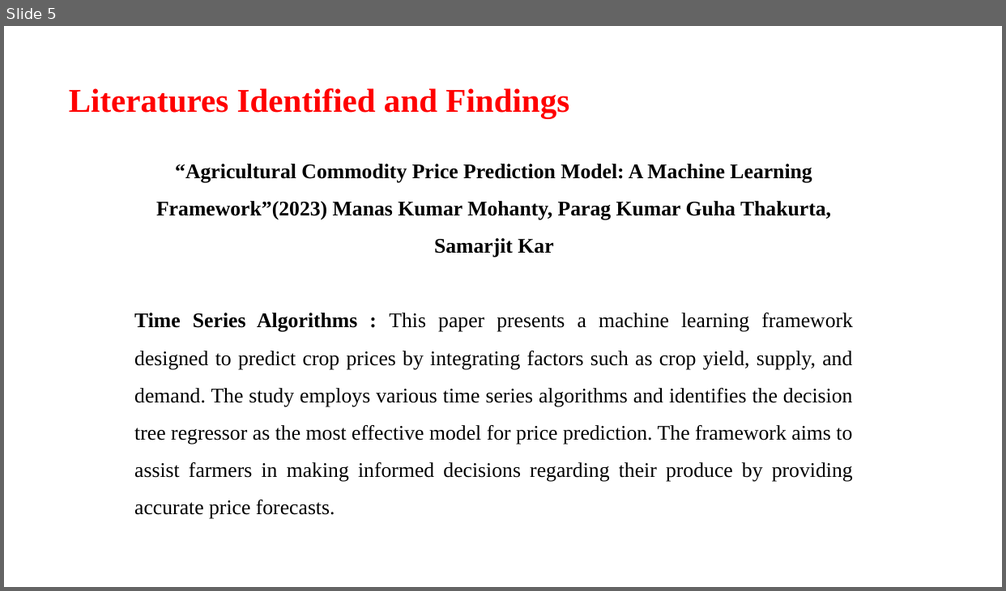
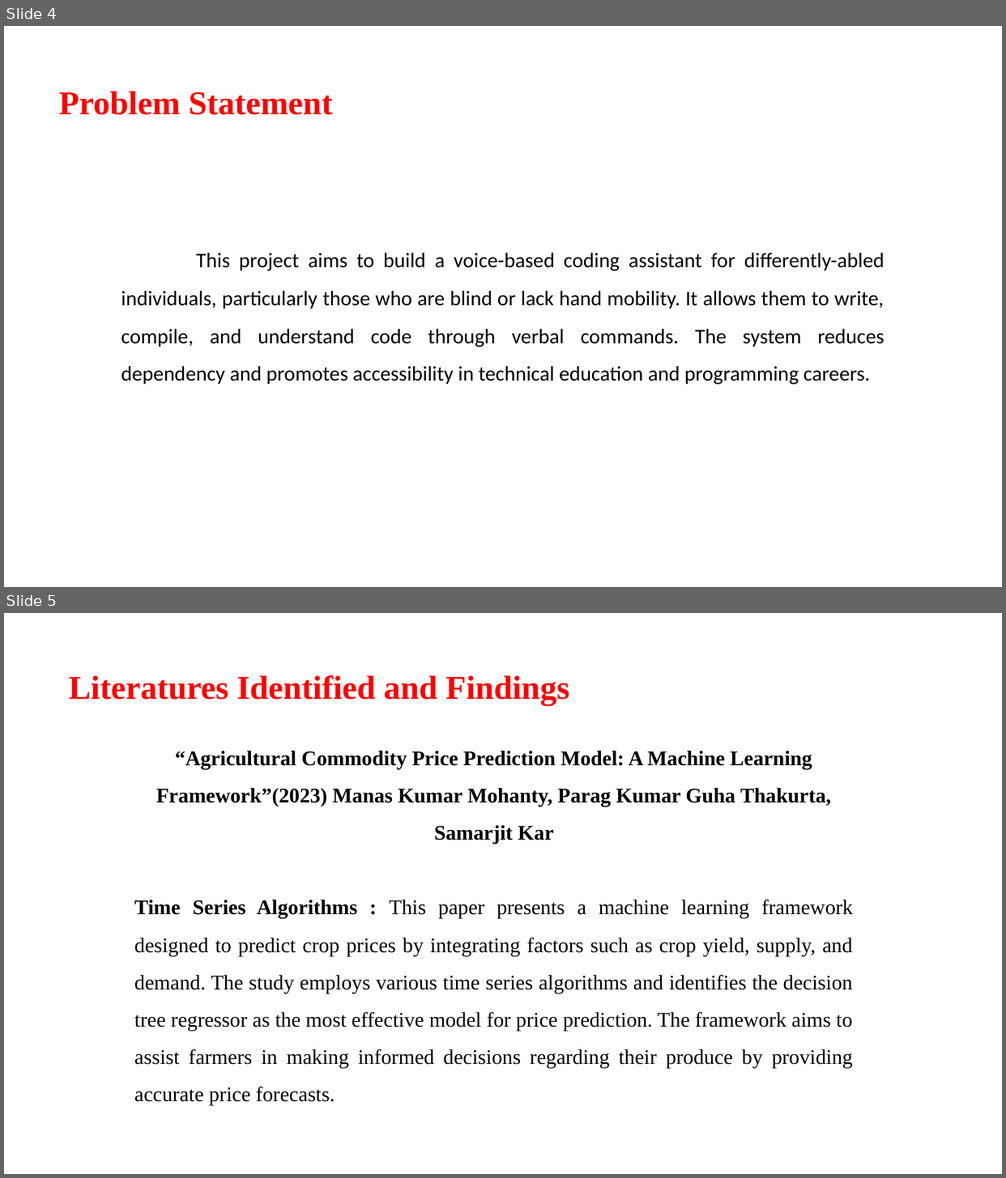
Before and after one commit to Aashif786/Coding_Assistant, a slide deck: ppts/0th Review.pptx. Shown one above the other, each under a label of ours: slide 5 before the commit, slides 4 and 5 after it. The pictures are 1006x591 and 1006x1178 pixels, drawn with LibreOffice and Linux fonts; fonts in the diff are those of the drawing; background and template pictures are left out. Boxes give left, top, right and bottom in pixels: in the first picture for what was removed or moved away, otherwise in the second. Text is boxed around its words. In the diff, an @@ line names an element or a change of style, - is before the commit and + after.

```diff
--- a/ppts/0th Review.pptx
+++ b/ppts/0th Review.pptx
@@ slide 4 added at (x1=4, y1=26, x2=1002, y2=587), background picture (left out) @@
@@ text added at (x1=59, y1=91, x2=333, y2=115), 32 pt, text #FF0000, bold @@
+Problem Statement
@@ text added at (x1=121, y1=253, x2=884, y2=385), 20 pt, text #000000 @@
+This project aims to build a voice-based coding assistant for differently-abled individuals, particularly those who are blind or lack hand mobility. It allows them to write, compile, and understand code through verbal commands. The system reduces dependency and promotes accessibility in technical education and programming careers.
```
Also in this commit, not shown: 4 slides changed, 1 other slide added, 12 slides removed.
